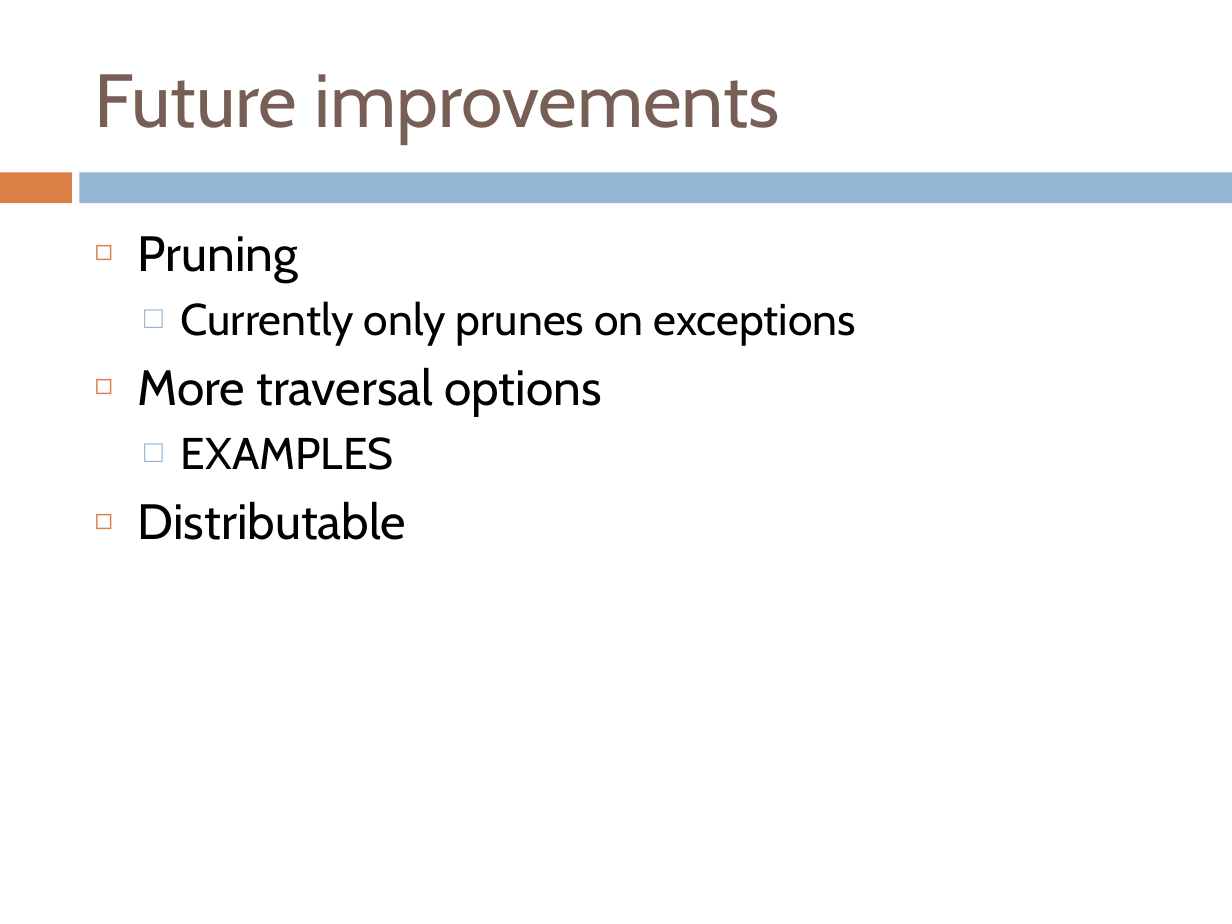
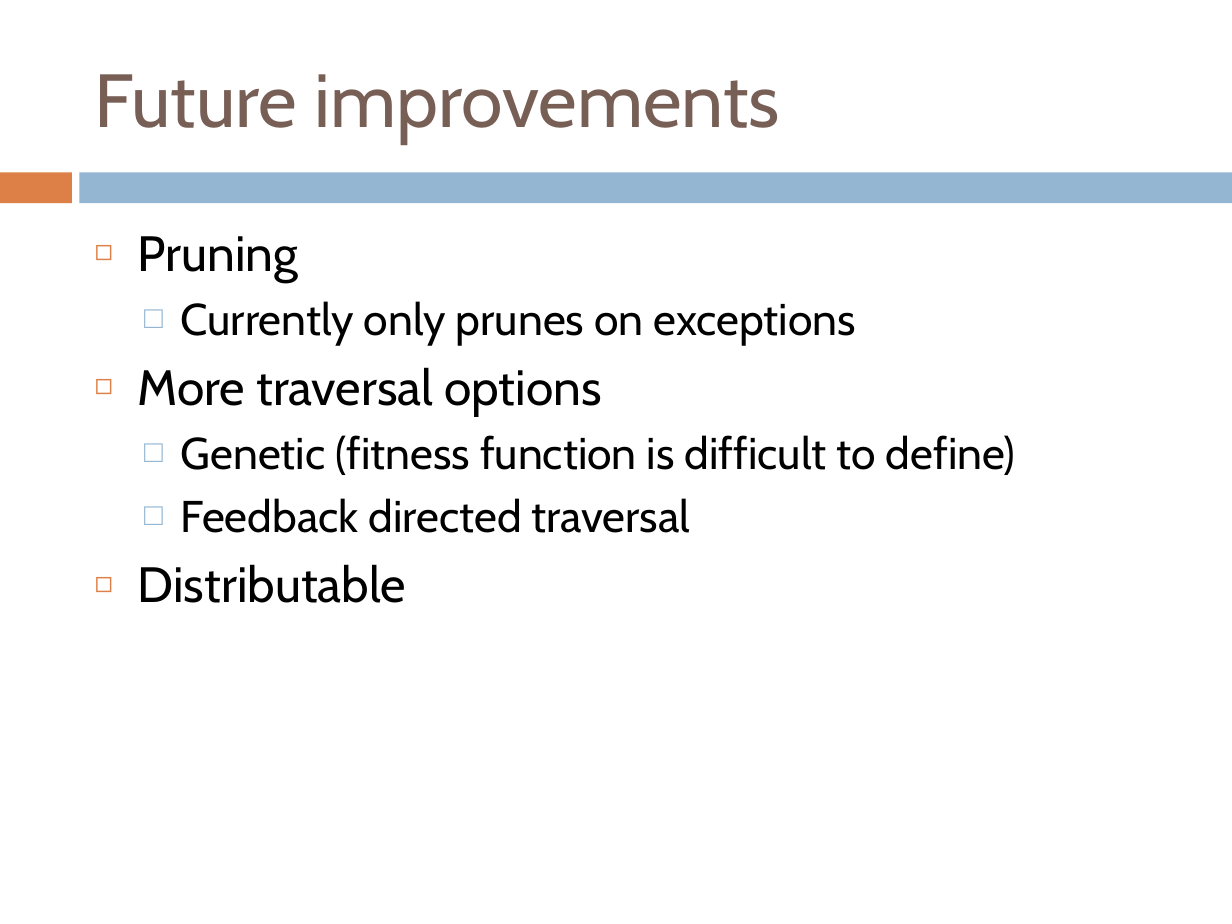
Before and after one commit to IgnoredAmbience/splats, a slide deck: slide 17 of docs/SpLATS.ppt (slide 19 before the commit). Drawn at 1232x924 pixels with LibreOffice and Linux fonts; fonts in the diff are those of the drawing. Boxes give left, top, right and bottom in pixels: in the first picture for what was removed or moved away, otherwise in the second. Text is boxed around its words. In the diff, an @@ line names an element or a change of style, - is before the commit and + after.

```diff
--- a/docs/SpLATS.ppt
+++ b/docs/SpLATS.ppt
@@ text at [181,435,1016,533]: text changed @@
-  □ EXAMPLES
+  □ Genetic (fitness function is difficult to define)
+  □ Feedback directed traversal
```
Also in this commit, not shown: 10 other slides changed, 4 slides added, 7 slides removed.
